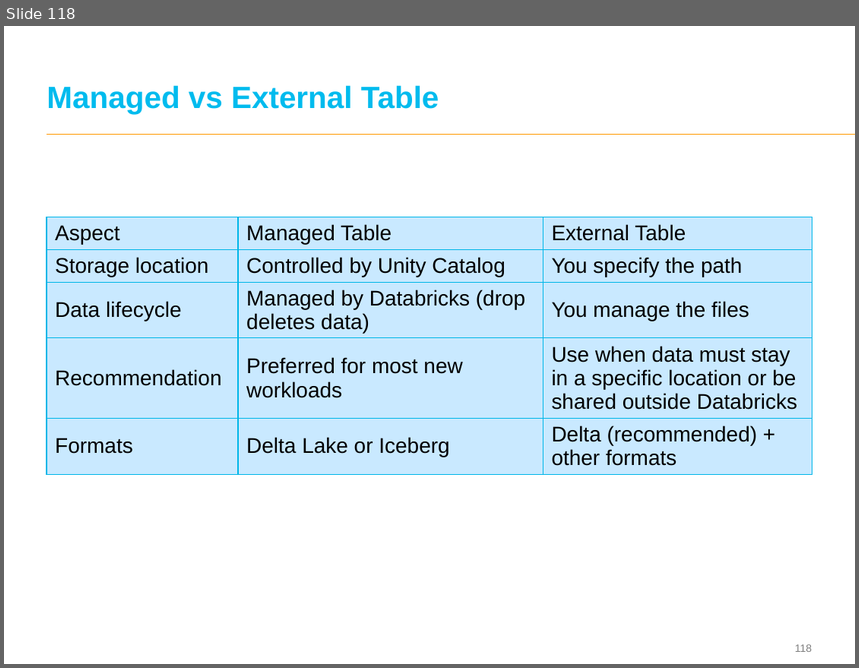
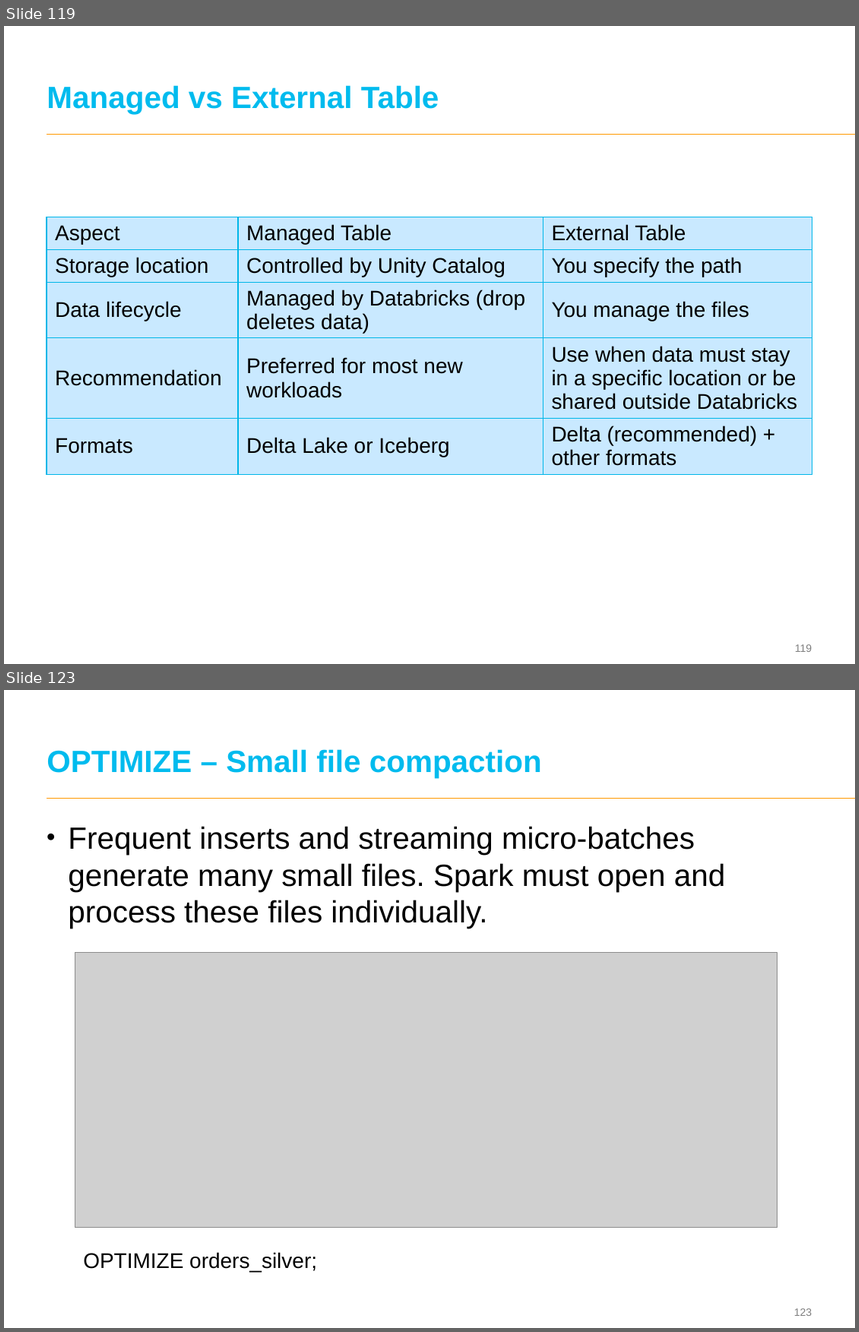
Before and after one commit to eswaribala/ltidatanov2026, a slide deck: DataAnalyticsandPlatform.pptx. Shown one above the other, each under a label of ours: slide 118 before the commit, slides 119 and 123 after it; the slides between them are not shown. The pictures are 859x668 and 859x1332 pixels, drawn with LibreOffice and Linux fonts; fonts in the diff are those of the drawing; grey boxes stand for pictures; background and template pictures are left out. Boxes give left, top, right and bottom in pixels: in the first picture for what was removed or moved away, otherwise in the second. Text is boxed around its words. In the diff, an @@ line names an element or a change of style, - is before the commit and + after.

```diff
--- a/DataAnalyticsandPlatform.pptx
+++ b/DataAnalyticsandPlatform.pptx
@@ slide 123 added at [4,690,855,1328], background #FFFFFF; not listed: 2 template elements that a slide beside it also shows @@
@@ title added at [47,749,542,778], 26 pt, text #00BBEE, bold @@
+OPTIMIZE – Small file compaction
@@ text added at [68,826,725,929], 26 pt, text #000000 @@
+• Frequent inserts and streaming micro-batches generate many small files. Spark must open and process these files individually.
@@ picture added at [75,952,777,1227] @@
@@ text added at [83,1252,317,1273], 18 pt, text #000000 @@
+OPTIMIZE orders_silver;
@@ what was slide 118 is now slide 119 @@
```
Also in this commit, not shown: 2 slides changed, 19 other slides added, 1 other file.
